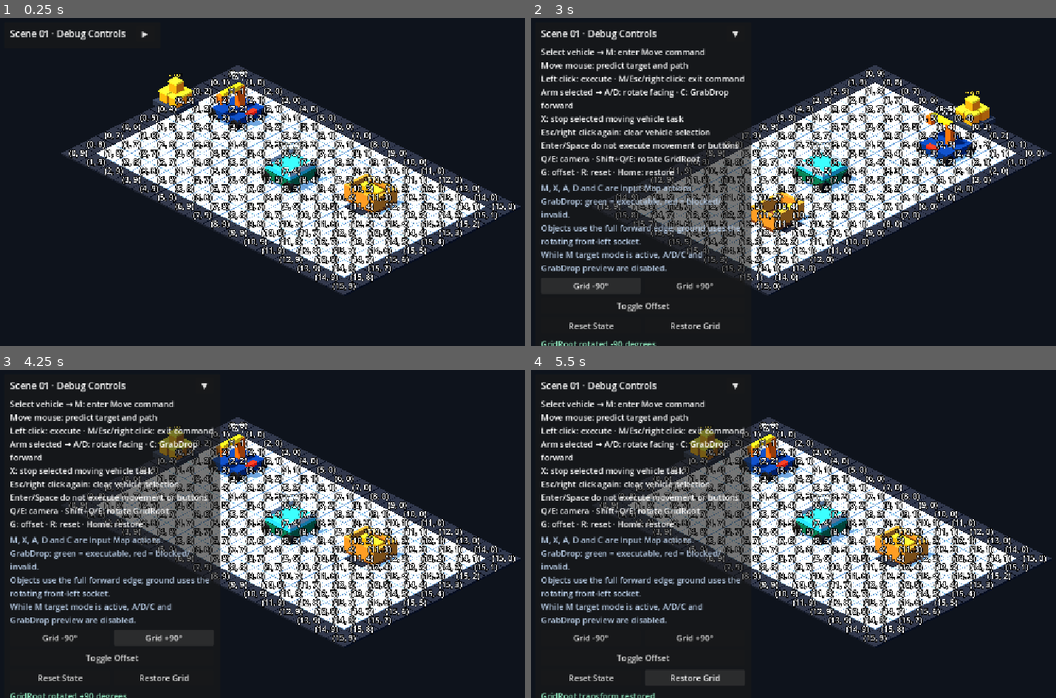
Above: before the commit, frames 1-4 (two rows, left to right).
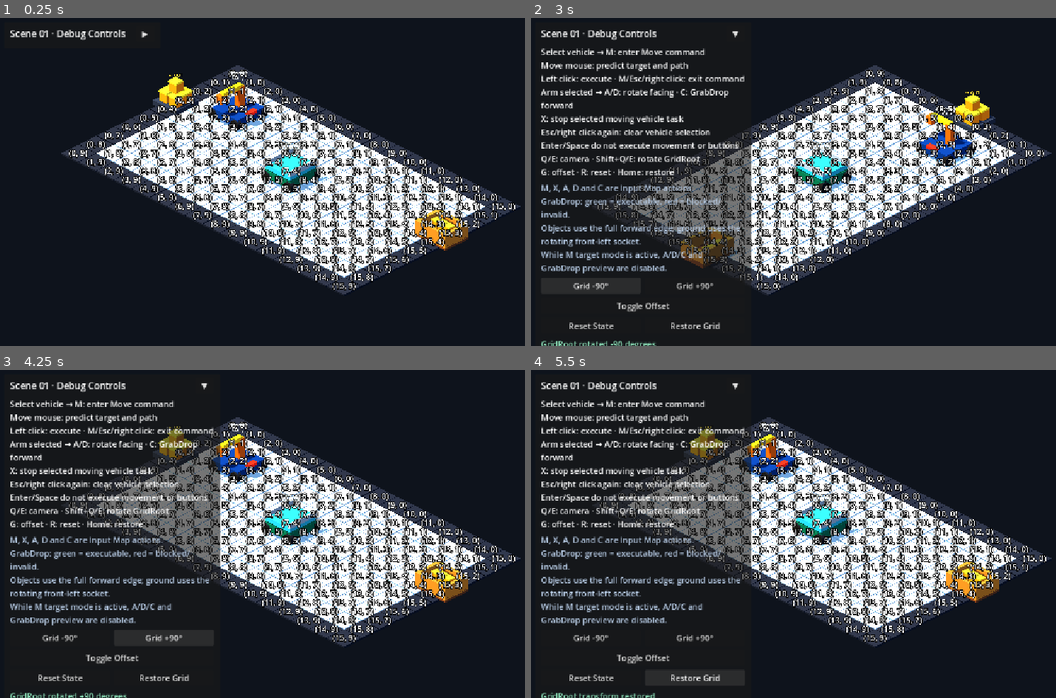
Above: after the commit, the same moments.

Repository: Ri0n72Y/automata
Game: Godot game, scene res://scenes/scene_01/scene_01_basic_packing.tscn
Two runs of this game, one before a commit and one after it. Both use one fixed random seed, a clock stepped at 60 frames per second and the inputs below.
Inputs:
- Up to frame 1 (0.25 s): no input
- Up to frame 2 (3 s): click "▶" at 0.5 s; click "▼" at 1.25 s; click "▶" at 2 s; click "Grid -90°" at 2.75 s
- Up to frame 3 (4.25 s): click "Grid +90°" at 3.5 s
- Up to frame 4 (5.5 s): click "Toggle Offset" at 4.25 s; click "Restore Grid" at 5 s

The runs differ from the first frame. In frame 1, 1.3% of the frame differs, in the area x 65-90%, y 47-71%; in frame 2, 1.2%; in frame 3, 1.3%; in frame 4, 1.3%.

Commit message:
[codex]fix(scene-01): use expanded boundary for static targets

Diff:
--- a/scenes/scene_01/scene_01_basic_packing.tscn
+++ b/scenes/scene_01/scene_01_basic_packing.tscn
@@ -19,7 +19,6 @@
 [ext_resource type="Script" path="res://scripts/objects/ground_block_field.gd" id="17_ground_field"]
 [ext_resource type="PackedScene" path="res://scenes/scene_01/components/grab_drop_interaction_preview.tscn" id="18_grab_drop_preview"]
 [ext_resource type="Script" path="res://scripts/input/vehicle_grab_drop_input_router.gd" id="19_grab_drop_input"]
-[ext_resource type="Script" path="res://scripts/scene_01/scene_01_static_grid_layout.gd" id="20_static_grid_layout"]
 
 [sub_resource type="Resource" id="Resource_ground_field"]
 resource_local_to_scene = true
@@ -35,10 +34,6 @@
 
 [node name="GridRoot" type="Node3D" parent="SceneRoot"]
 unique_name_in_owner = true
-
-[node name="StaticGridLayout" type="Node" parent="SceneRoot/GridRoot"]
-script = ExtResource("20_static_grid_layout")
-boundary_cells = Array[Vector2i]([Vector2i(11, 3), Vector2i(11, 4)])
 
 [node name="GridTileView" parent="SceneRoot/GridRoot" instance=ExtResource("3_static_field")]
 unique_name_in_owner = true
@@ -103,7 +98,7 @@
 
 [node name="StandardBox" parent="SceneRoot/ObjectRoot/Scene01ObjectManager" instance=ExtResource("14_item_receiver")]
 unique_name_in_owner = true
-position = Vector3(11.5, 0, 4)
+position = Vector3(15.5, 0, 4)
 
 [node name="CameraRoot" type="Node3D" parent="SceneRoot"]
 unique_name_in_owner = true
Not shown: 1 places in scenes/scene_01/scene_01_basic_packing.tscn that only renumber resources
